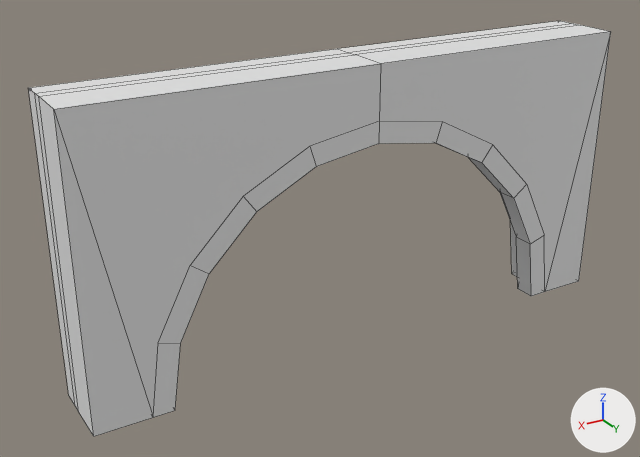
A saved change to the FBX model ProjetFPV/Assets/Art/Meshes/Modulaire/Low Poly/11-Arche1.fbx.
Camera for both pictures: a 50 mm camera at (2.55, 2.46, 1.61) aimed at (1.12, 0.09, 0.42). Every picture has the same lights, and +X, +Y and +Z are marked at lower right. Mesh edges are drawn as thin lines.

The scene before the commit, as lines of its bpy script (objects in view):
```python
me_cube_001 = bpy.data.meshes.new('Cube.001')
me_cube_001.from_pydata(...)  # 86 vertices, 84 faces; spans x 0.0..2.0, y 0.0..0.25, z 0.0..1.0
ob_cube = bpy.data.objects.new('Cube', me_cube_001)
ob_cube.location = (0.0, 0.0, 0.0)
```
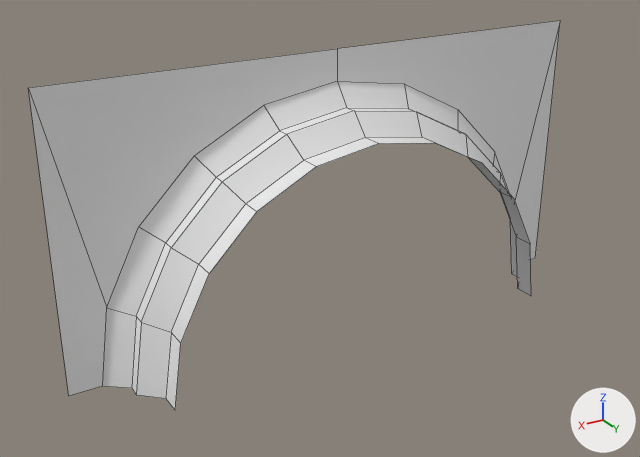
Edits to the bpy script that builds the scene:
```text
Change me_cube_001:
    used by ob_cube; location = (0.0, 0.0, 0.0)
    remove me_cube_001.from_pydata(...)  # 86 vertices, 84 faces; spans x 0.0..2.0, y 0.0..0.25, z 0.0..1.0
    add me_cube_001.from_pydata(...)  # 55 vertices, 40 faces; spans x 0.11..1.89, y 0.0..0.25, z 0.0..0.89
    me_cube_001 part 1
    31 vertices are removed from x 0.0..2.0, y 0.0..0.25, z 0.0..1.0
    44 faces are deleted
Add me_cube_002:
    me_cube_002.from_pydata([(2.0, 0.0, 0.0), (2.0, 0.0, 1.0), (0.0, 0.0, 0.0), (0.0, 0.0, 1.0), (1.0, 0.0, 1.0), (0.11, 0.0, 0.0), (1.89, 0.0, 0.0), (1.52, 0.0, 0.72), (1.0, 0.0, 0.89), (1.28, 0.0, 0.85), (1.85, 0.0, 0.28), (1.72, 0.0, 0.52), (0.72, 0.0, 0.85), (0.48, 0.0, 0.72), (0.15, 0.0, 0.28), (0.28, 0.0, 0.52)], [], [(2, 5, 14, 3), (13, 12, 8, 4, 3, 14, 15), (1, 4, 8, 9, 7, 11, 10), (1, 10, 6, 0)])
Add ob_cube_001:
    ob_cube_001 = bpy.data.objects.new('Cube.001', me_cube_002)
    ob_cube_001.location = (0.0, 0.0, 0.0)
```

What differs and where, as boxes [x1, y1, x2, y2] in the pictures (640 x 457 px):
'Cube', reshaped (27% narrower, 21% shorter): before [28, 21, 611, 437]; after [103, 81, 531, 410]
'Cube.001', added: after [28, 21, 560, 396]
part 1 of me_cube_001, deleted: before [28, 21, 611, 437]
